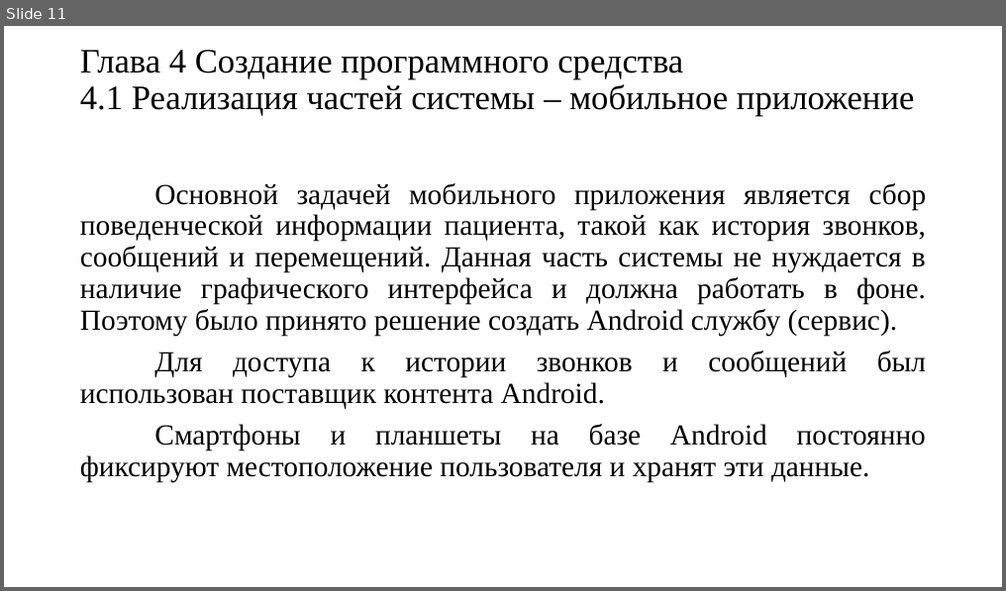
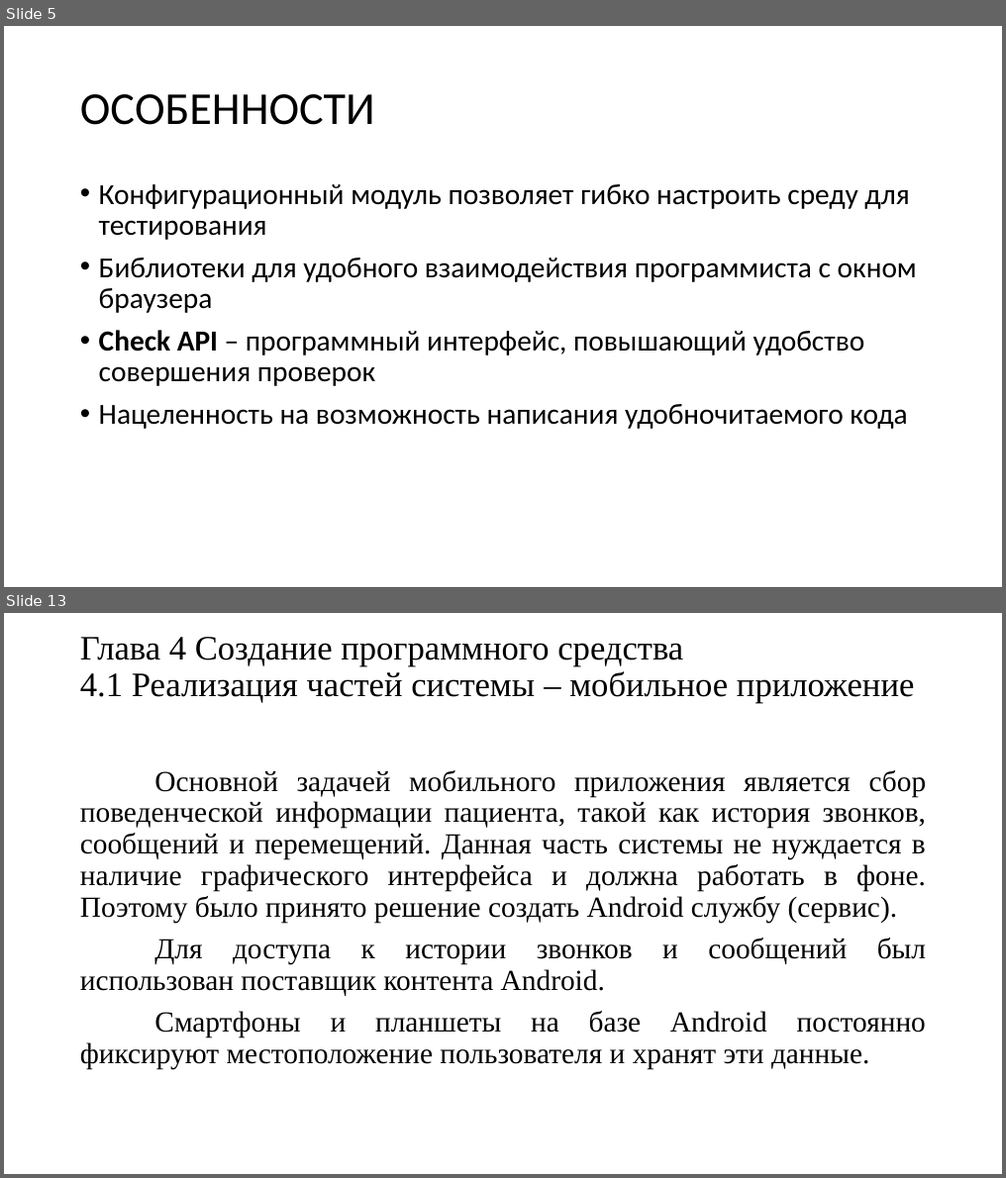
Before and after one commit to Wideweb/-digital-psychology-docs, a slide deck: Алькевич А.С/Презентация.pptx. Shown one above the other, each under a label of ours: slide 11 before the commit, slides 5 and 13 after it; the slides between them are not shown. The pictures are 1006x591 and 1006x1178 pixels, drawn with LibreOffice and Linux fonts; fonts in the diff are those of the drawing. Boxes give left, top, right and bottom in pixels: in the first picture for what was removed or moved away, otherwise in the second. Text is boxed around its words. In the diff, an @@ line names an element or a change of style, - is before the commit and + after.

```diff
--- a/Алькевич А.С/Презентация.pptx
+++ b/Алькевич А.С/Презентация.pptx
@@ slide 5 added at (4,26,1002,587), background #FFFFFF @@
@@ title added at (80,94,375,125), 44 pt, text #000000 @@
+ОСОБЕННОСТИ
@@ text added at (99,184,917,429), 28 pt, text #000000 @@
+• Конфигурационный модуль позволяет гибко настроить среду для тестирования
+• Библиотеки для удобного взаимодействия программиста с окном браузера
+• Check API – программный интерфейс, повышающий удобство совершения проверок
+• Нацеленность на возможность написания удобночитаемого кода
@@ what was slide 11 is now slide 13 @@
```
Also in this commit, not shown: 4 slides changed, 7 other slides added, 12 slides removed.
